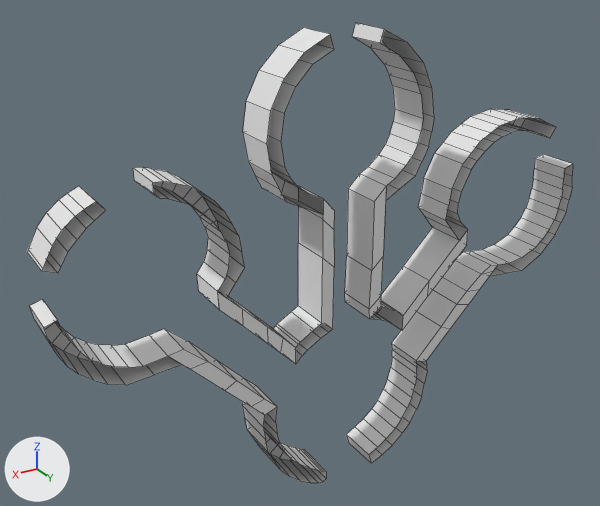
What one commit did to the Blender file Editing Files/Addon.blend.
One viewpoint serves both versions: a 50 mm camera at (95.3, 136.2, 118.1) aimed at (7.1, -10.8, 44.6). The axes (+X, +Y, +Z) are drawn at lower left. The lights are the same throughout. Mesh edges are drawn as thin lines.

The first picture shows 'Walls', 'Walls to Asymmetry', 'Walls to Critical Path', 'Walls to Intimacy'.
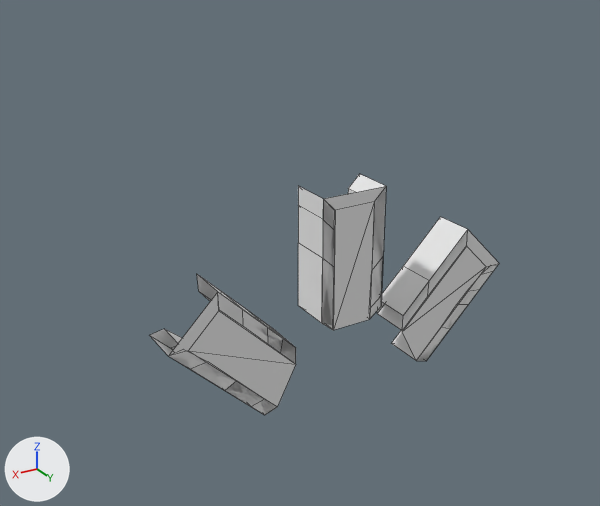
Commit message: widened the moving floors in transition path.

Changed parts and their boxes (x1, y1, x2, y2) in the pictures (600 x 506 px):
'Walls', hidden: before (27, 23, 573, 483)
'Floors to Asymmetry', shown: after (169, 292, 296, 415)
'Floors to Critical Path', shown: after (322, 186, 386, 330)
'Floors to Intimacy', now drawn: after (402, 230, 499, 361)
part 1 of me_cylinder_007, added: after (218, 294, 296, 363)
part 2 of me_cylinder_007, added: after (172, 351, 277, 415)
part 3 of me_cylinder_006, added: after (370, 189, 386, 319)
part 4 of me_cylinder_006, added: after (322, 201, 335, 330)
part 5 of me_cylinder_005, added: after (402, 231, 468, 331)
part 6 of me_cylinder_005, added: after (417, 264, 498, 361)

Edits to the bpy script that builds the scene:
```text
Change me_cylinder_007:
    where me_cylinder_007.from_pydata(...)  # 6 vertices, 3 faces; spans x 14.6..43.9, y 14.3..45.9, z 0.0
    used by ob_floors_to_asymmetry; location = (0.0, 0.0, 0.0); rotation_euler = (1.571, 0.0, 0.0), in degrees (90, 0, 0)
    verts and faces of me_cylinder_007; kept vertices keep their numbers, new ones are numbered from 6
    before: 0 (32.6, 41.7, 0.0), 2 (14.6, 23.7, 0.0), 4 (32.6, 45.9, 0.0)
    before: 1 (39.6, 34.6, 0.0), 3 (19.4, 14.3, 0.0), 5 (43.9, 34.6, 0.0)
    me_cylinder_007 part 1
    add verts[6] = (14.6, 27.9, 0.0)  # pixel (295, 347)
    add faces += [(0, 4, 6, 2)]
    me_cylinder_007 part 2
    add verts[7] = (22.6, 13.3, 0.0)  # pixel (264, 415)
    add faces += [(1, 3, 7, 5)]
Change me_cylinder_006:
    where me_cylinder_006.from_pydata(...)  # 6 vertices, 3 faces; spans x -8.0..8.0, y 29.5..60.9, z 0.0
    used by ob_floors_to_critical_path; location = (0.0, 0.0, 0.0); rotation_euler = (1.571, 0.0, 0.0), in degrees (90, 0, 0)
    verts and faces of me_cylinder_006; kept vertices keep their numbers, new ones are numbered from 6
    before: 0 (-5.0, 57.9, 0.0), 3 (-5.0, 29.5, 0.0), 5 (-8.0, 60.9, 0.0)
    before: 1 (5.0, 57.9, 0.0), 2 (5.0, 29.5, 0.0), 4 (8.0, 60.9, 0.0)
    me_cylinder_006 part 3
    add verts[7] = (-8.0, 32.1, 0.0)  # pixel (381, 306)
    add faces += [(0, 5, 7, 3)]
    me_cylinder_006 part 4
    add verts[6] = (8.0, 32.1, 0.0)  # pixel (321, 323)
    add faces += [(1, 2, 6, 4)]
Change me_cylinder_005:
    where me_cylinder_005.from_pydata(...)  # 7 vertices, 3 faces; spans x -43.9..19.0, y 4.1..45.9, z 0.0
    used by ob_floors_to_intimacy; location = (0.0, 0.0, 0.0); rotation_euler = (1.571, 0.0, 0.0), in degrees (90, 0, 0)
    verts and faces of me_cylinder_005; kept vertices keep their numbers, new ones are numbered from 7
    before: 0 (-32.6, 41.7, 0.0), 4 (-14.6, 23.7, 0.0), 5 (-32.6, 45.9, 0.0)
    before: 1 (-39.6, 34.6, 0.0), 3 (-19.4, 14.3, 0.0), 6 (-43.9, 34.6, 0.0)
    me_cylinder_005 part 5
    add verts[8] = (-14.6, 27.9, 0.0)  # pixel (403, 315)
    add faces += [(0, 4, 8, 5)]
    me_cylinder_005 part 6
    add verts[7] = (-22.6, 13.2, 0.0)  # pixel (426, 361)
    add faces += [(1, 6, 7, 3)]
Change ob_walls:
    add ob_walls.hide_viewport = True
Change ob_floors_to_asymmetry:
    remove ob_floors_to_asymmetry.hide_viewport = True
Change ob_floors_to_critical_path:
    remove ob_floors_to_critical_path.hide_viewport = True
```
